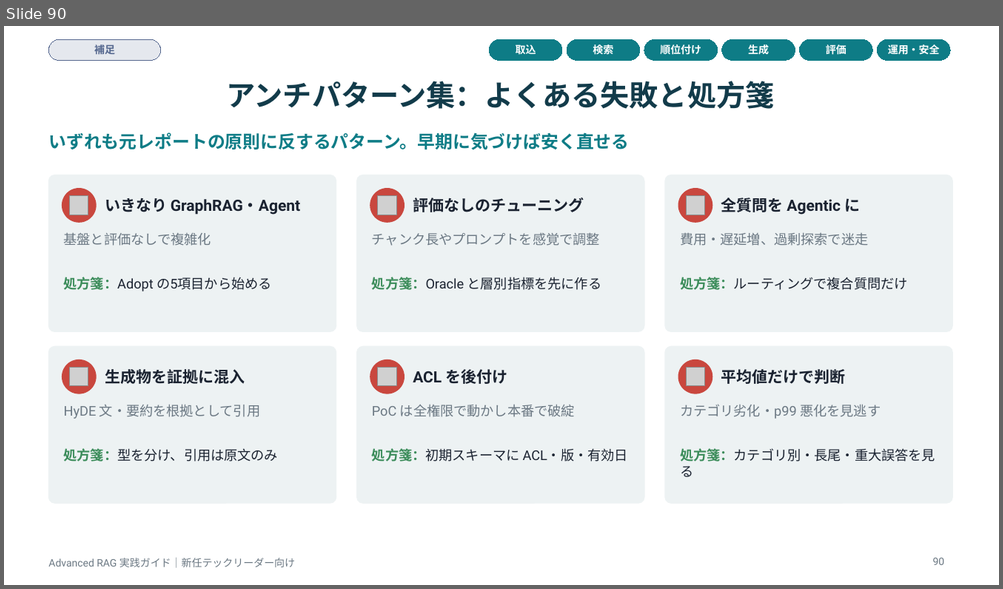
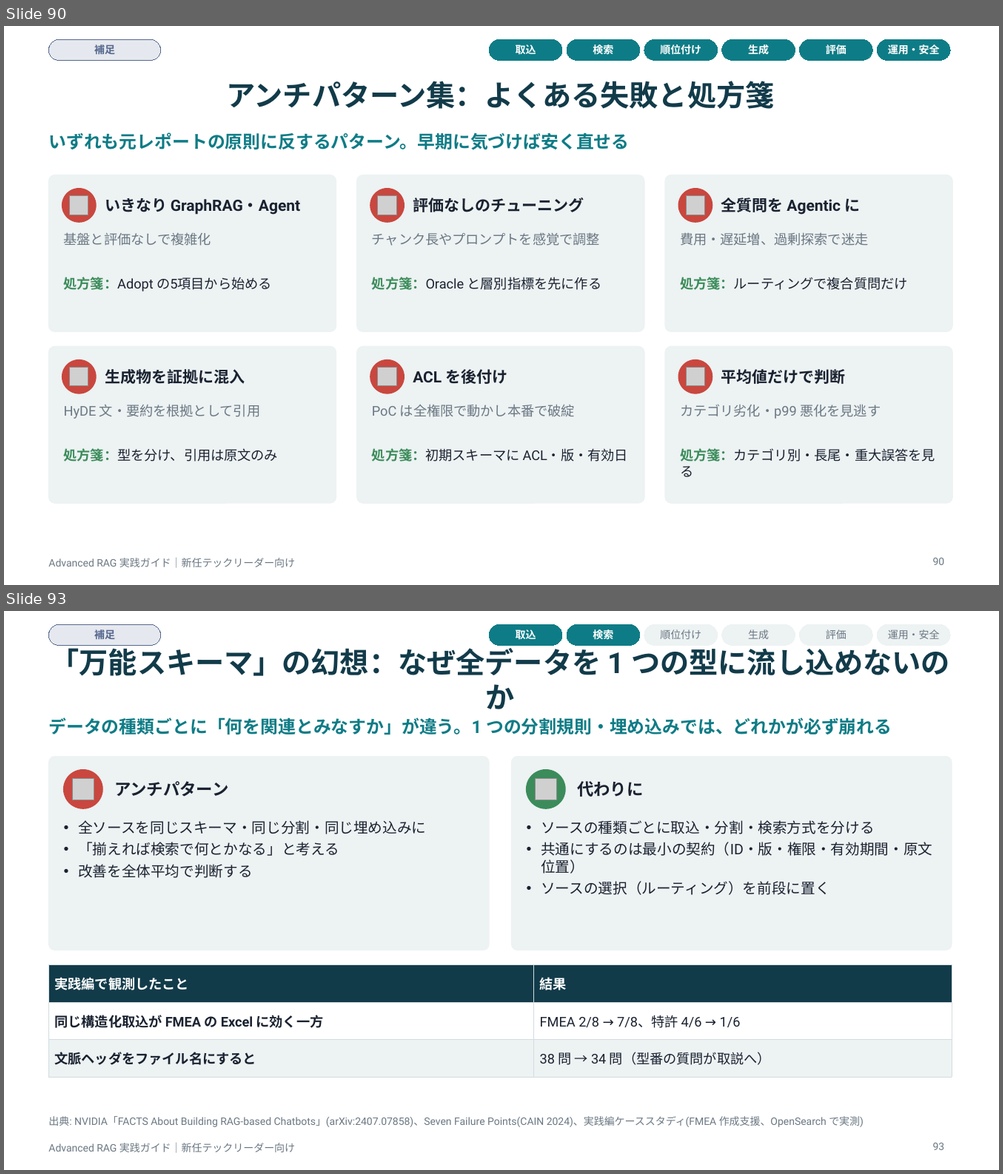
Before and after one commit to Takenori-Kusaka/advanced-rag-fmea-casestudy, a slide deck: slides/AdvancedRAG_実践ガイド.pptx. Shown one above the other, each under a label of ours: slide 90 before the commit, slides 90 and 93 after it; the slides between them are not shown. The pictures are 1003x589 and 1003x1174 pixels, drawn with LibreOffice and Linux fonts; fonts in the diff are those of the drawing; grey boxes stand for pictures. Boxes give left, top, right and bottom in pixels: in the first picture for what was removed or moved away, otherwise in the second. Text is boxed around its words. In the diff, an @@ line names an element or a change of style, - is before the commit and + after.

```diff
--- a/slides/AdvancedRAG_実践ガイド.pptx
+++ b/slides/AdvancedRAG_実践ガイド.pptx
@@ slide 93 added at [4, 611, 999, 1170], background #FFFFFF; not listed: 1 template element that a slide beside it also shows @@
@@ rounded rectangle added at [48, 624, 161, 645], fill #56688F at 15% opacity, outline #56688F 0.75 pt, 10 pt, text #56688F, bold @@
+補足
@@ rounded rectangle added at [489, 624, 562, 645], fill #0E7C86, outline #0E7C86 0.75 pt, 10 pt, text #FFFFFF, bold @@
+取込
@@ rounded rectangle added at [566, 624, 640, 645], fill #0E7C86, outline #0E7C86 0.75 pt, 10 pt, text #FFFFFF, bold @@
+検索
@@ rounded rectangle added at [644, 624, 717, 645], fill #EDF2F3, outline #EDF2F3 0.75 pt, 10 pt, text #6B7883 @@
+順位付け
@@ rounded rectangle added at [722, 624, 795, 645], fill #EDF2F3, outline #EDF2F3 0.75 pt, 10 pt, text #6B7883 @@
+生成
@@ rounded rectangle added at [800, 624, 873, 645], fill #EDF2F3, outline #EDF2F3 0.75 pt, 10 pt, text #6B7883 @@
+評価
@@ rounded rectangle added at [877, 624, 950, 645], fill #EDF2F3, outline #EDF2F3 0.75 pt, 10 pt, text #6B7883 @@
+運用・安全
@@ title added at [51, 644, 950, 709], 28 pt, text #123B4A, bold @@
+「万能スキーマ」の幻想：なぜ全データを 1 つの型に流し込めないのか
@@ text added at [48, 718, 891, 735], 17 pt, text #0E7C86, bold @@
+データの種類ごとに「何を関連とみなすか」が違う。1 つの分割規則・埋め込みでは、どれかが必ず崩れる
@@ rounded rectangle added at [48, 757, 489, 951], fill #EDF2F3, outline #EDF2F3 0.75 pt @@
@@ rounded rectangle added at [512, 757, 951, 951], fill #EDF2F3, outline #EDF2F3 0.75 pt @@
@@ ellipse added at [64, 770, 102, 809], fill #C9473E, outline #C9473E 1 pt @@
@@ picture added at [72, 778, 94, 800] @@
@@ text added at [114, 781, 228, 797], 16 pt, text #1A2230, bold @@
+アンチパターン
@@ ellipse added at [526, 770, 565, 809], fill #3B8C5A, outline #3B8C5A 1 pt @@
@@ picture added at [535, 778, 556, 800] @@
@@ text added at [577, 781, 643, 797], 16 pt, text #1A2230, bold @@
+代わりに
@@ text added at [78, 820, 426, 878], 14 pt, text #1A2230 @@
+• 全ソースを同じスキーマ・同じ分割・同じ埋め込みに
+• 「揃えれば検索で何とかなる」と考える
+• 改善を全体平均で判断する
@@ text added at [540, 820, 932, 895], 14 pt, text #1A2230 @@
+• ソースの種類ごとに取込・分割・検索方式を分ける
+• 共通にするのは最小の契約（ID・版・権限・有効期間・原文位置）
+• ソースの選択（ルーティング）を前段に置く
@@ table added at [48, 965, 951, 1068], 3 rows, 2 columns @@
+実践編で観測したこと | 結果
+同じ構造化取込が FMEA の Excel に効く一方 | FMEA 2/8 → 7/8、特許 4/6 → 1/6
+文脈ヘッダをファイル名にすると | 38 問 → 34 問（型番の質問が取説へ）
@@ text added at [48, 1116, 863, 1128], 10 pt, text #6B7883 @@
+出典: NVIDIA「FACTS About Building RAG-based Chatbots」(arXiv:2407.07858)、Seven Failure Points(CAIN 2024)、実践編ケーススタディ(FMEA 作成支援、OpenSearch で実測)
@@ page number added at [933, 1143, 945, 1150], 10 pt, text #6B7883 @@
+93
```
Also in this commit, not shown: 21 other slides added, 33 other files.
